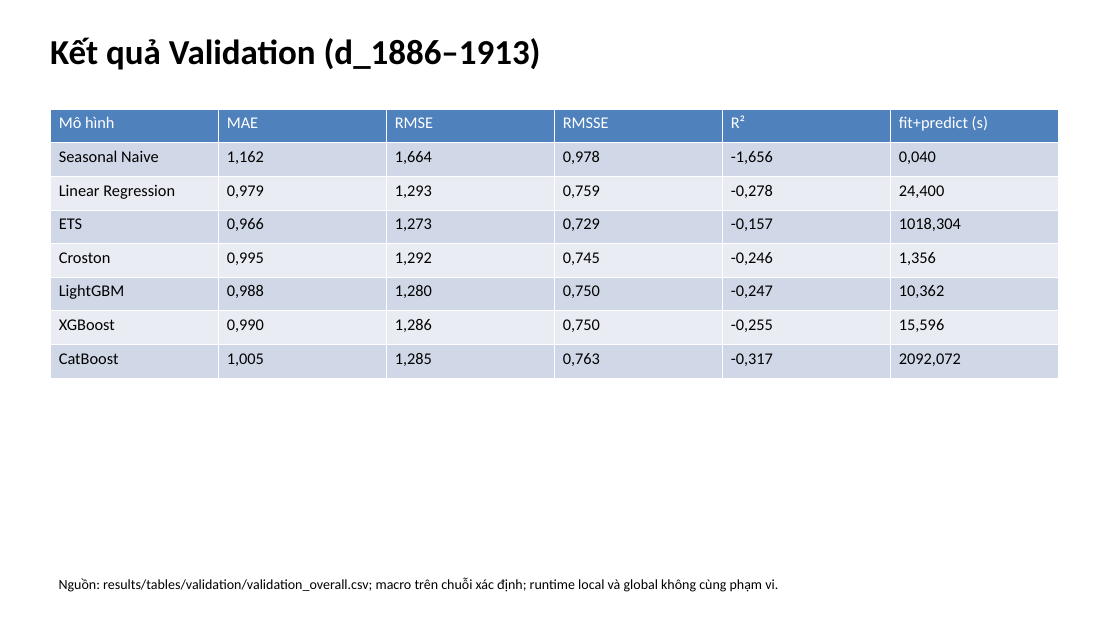
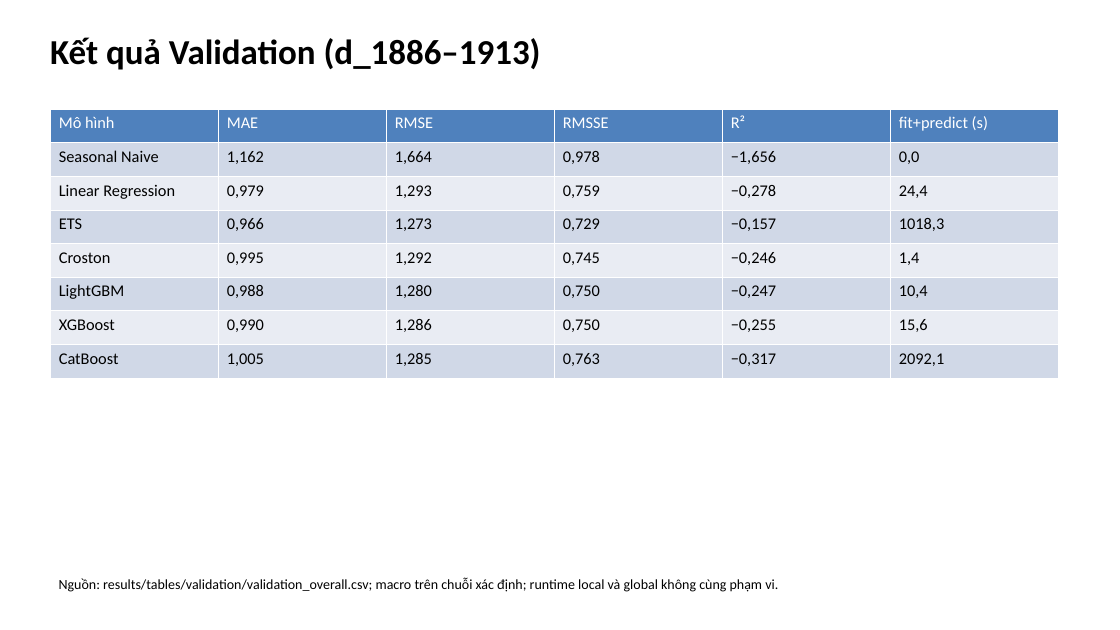
Before and after one commit to haiphamt/IS403.R11-M5-Competition, a slide deck: slide 9 of report/slides/m5_nhom6.pptx. Drawn at 1120x630 pixels with LibreOffice and Linux fonts; fonts in the diff are those of the drawing. Boxes give left, top, right and bottom in pixels: in the first picture for what was removed or moved away, otherwise in the second. Text is boxed around its words. In the diff, an @@ line names an element or a change of style, - is before the commit and + after.

```diff
--- a/report/slides/m5_nhom6.pptx
+++ b/report/slides/m5_nhom6.pptx
@@ table at <box>50,109,1059,378</box> @@
-row 2, column 5: -1,656
+row 2, column 5: −1,656
-row 2, column 6: 0,040
+row 2, column 6: 0,0
-row 3, column 5: -0,278
+row 3, column 5: −0,278
-row 3, column 6: 24,400
+row 3, column 6: 24,4
-row 4, column 5: -0,157
+row 4, column 5: −0,157
-row 4, column 6: 1018,304
+row 4, column 6: 1018,3
-row 5, column 5: -0,246
+row 5, column 5: −0,246
-row 5, column 6: 1,356
+row 5, column 6: 1,4
-row 6, column 5: -0,247
+row 6, column 5: −0,247
-row 6, column 6: 10,362
+row 6, column 6: 10,4
-row 7, column 5: -0,255
+row 7, column 5: −0,255
-row 7, column 6: 15,596
+row 7, column 6: 15,6
-row 8, column 5: -0,317
+row 8, column 5: −0,317
-row 8, column 6: 2092,072
+row 8, column 6: 2092,1
```
Also in this commit, not shown: 2 other slides changed, 2 other files.
